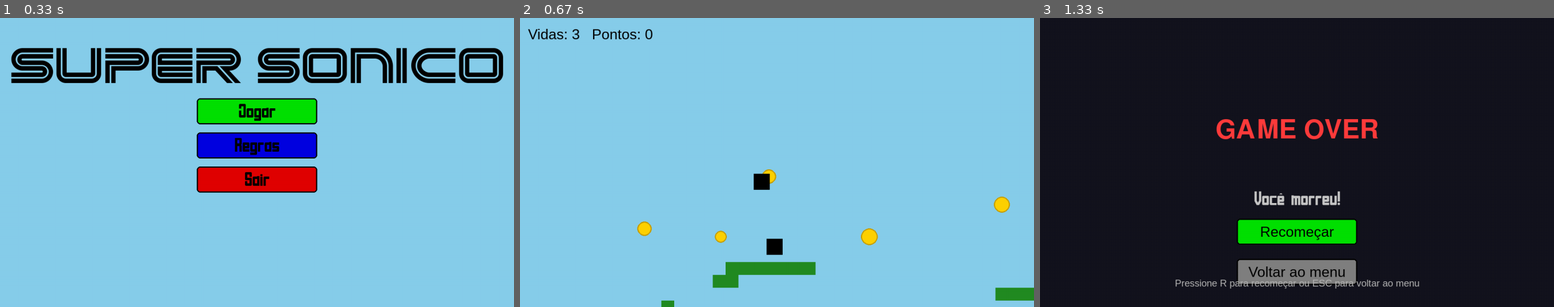
Above: before the commit, frames 1-3 (left to right).
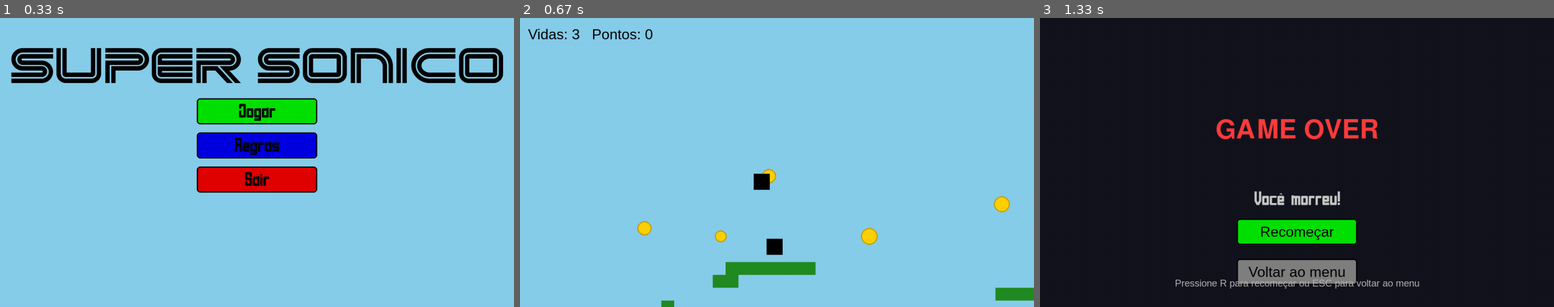
Above: after the commit, the same moments.

Repository: gabrielmichinhote/Pygame
Game: pygame game, started from main.py
The game is run twice, just before and just after one commit, with the same random seed, the same clock (stepped at 60 frames per second) and the same inputs.
Inputs:
- Up to frame 1 (0.33 s): no input
- Up to frame 2 (0.67 s): click "Jogar" at 0.38 s
- Up to frame 3 (1.33 s): tap Space at 0.67 s

Frame 1 is identical in both runs. In frame 2, 0.1% of the frame differs, in the area x 22-96%, y 52-79%; in frame 3, nothing differs.

Commit message:
moedas aparecendo

Diff:
--- a/main.py
+++ b/main.py
@@ -195,7 +195,7 @@
     if teclas[pygame.K_RIGHT] or teclas[pygame.K_d]:
         vel_x = velocidade
     if (teclas[pygame.K_UP] or teclas[pygame.K_w] or teclas[pygame.K_SPACE]) and no_chao:
-        pygame.mixer.Sound.play(jump_sound)
+       # pygame.mixer.Sound.play(jump_sound)
         player_vel_y = -pulo; no_chao = False
 
     #mov horizontal e colisões X
@@ -253,7 +253,7 @@
     for c in coins: c.update()
     for c in coins:
         if not c.collected and c.try_collect(player):
-            pygame.mixer.Sound.play(coin_sound)
+          #  pygame.mixer.Sound.play(coin_sound)
             pontos += 1
 
     #desenha moedinhas
@@ -314,7 +314,7 @@
 
 def reset_game():
     global player, player_vel_y, no_chao, gravidade, velocidade, pulo, vidas, pontos
-    global plataformas, game_finished, game_start_time, victory_time
+    global plataformas, game_finished, game_start_time, victory_time, coins, inimigos, inimigos_vel, inimigos_lim
 
     player.x, player.y = 100, ALT - 150
     player_vel_y = 0
@@ -337,6 +337,25 @@
         pygame.Rect(4500, ALT - 400, 40, 40),
         pygame.Rect(5000, ALT - 300, 40, 40),
         pygame.Rect(5500, ALT - 170, 40, 40),
+    ]
+
+    coins[:] = [
+        Coin(310, ALT - 190, sprite_path=None, size=36),
+        Coin(500, ALT - 170, sprite_path=None, size=30),
+        Coin(620, ALT - 320, sprite_path=None, size=36),
+        Coin(870, ALT - 170, sprite_path="assets/coin1.png", size=42),
+        Coin(1200, ALT - 250, sprite_path="assets/coin1.png", size=40),
+        Coin(1480, ALT - 320, sprite_path="assets/coin1.png", size=42),
+        Coin(1740, ALT - 230, sprite_path="assets/coin1.png", size=40),
+        Coin(2100, ALT - 320, sprite_path="assets/coin1.png", size=42),
+        Coin(2500, ALT - 170, sprite_path="assets/coin1.png", size=40),
+        Coin(2700, ALT - 320, sprite_path="assets/coin1.png", size=42),
+        Coin(3000, ALT - 240, sprite_path="assets/coin1.png", size=40),
+        Coin(3500, ALT - 170, sprite_path="assets/coin1.png", size=42),
+        Coin(3800, ALT - 300, sprite_path="assets/coin1.png", size=40),
+        Coin(4500, ALT - 400, sprite_path="assets/coin1.png", size=42),
+        Coin(5000, ALT - 300, sprite_path="assets/coin1.png", size=40),
+        Coin(5500, ALT - 170, sprite_path="assets/coin1.png", size=42),
     ]
     for i in range(len(inimigos)):
         inimigos[i].x += random.randint(-6, 6)
